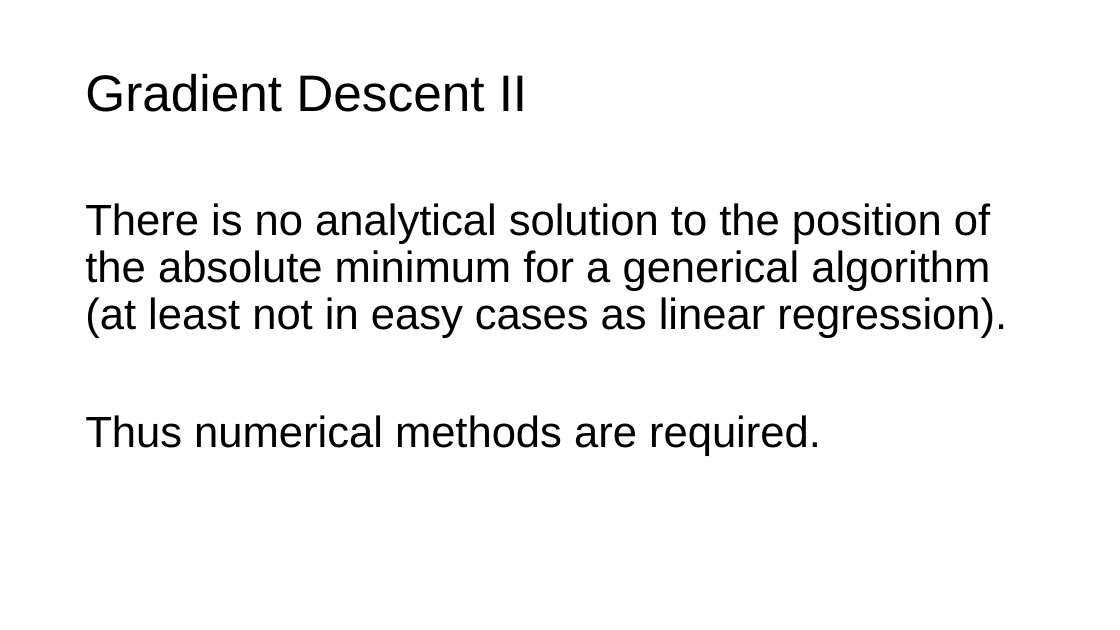
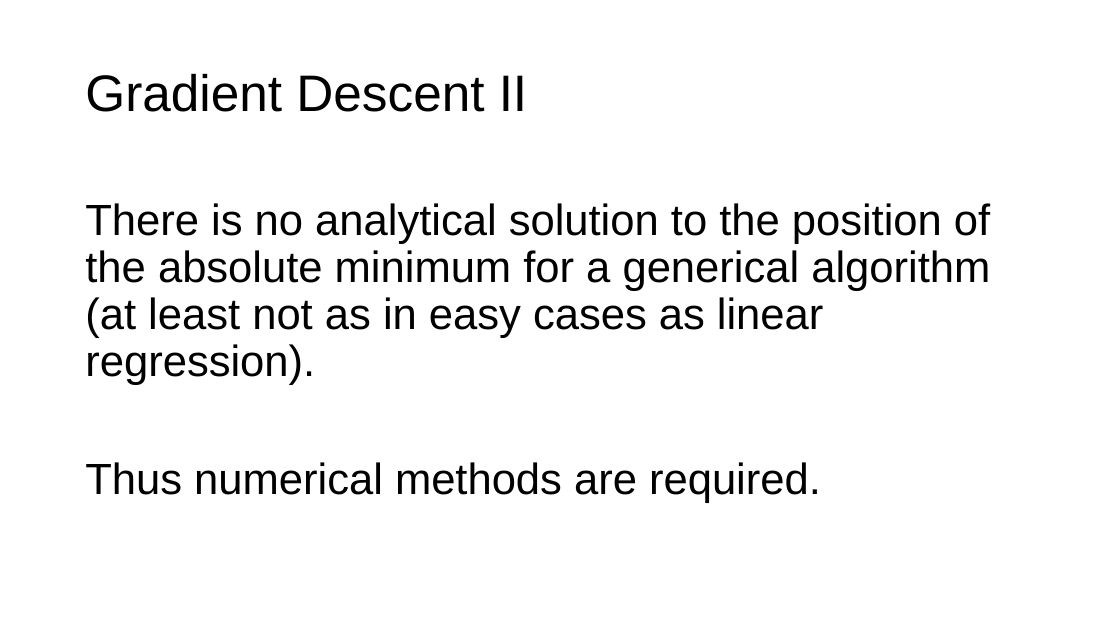
Before and after one commit to toelt-llc/MACHINE-LEARNING-SCHOOL-INAF, a slide deck: slide 3 of DAY1/02 - Calculus and Gradient Descent/Gradient Descent Part I.pptx. Drawn at 1120x630 pixels with LibreOffice and Linux fonts; fonts in the diff are those of the drawing. Boxes give left, top, right and bottom in pixels: in the first picture for what was removed or moved away, otherwise in the second. Text is boxed around its words. In the diff, an @@ line names an element or a change of style, - is before the commit and + after.

```diff
--- a/DAY1/02 - Calculus and Gradient Descent/Gradient Descent Part I.pptx
+++ b/DAY1/02 - Calculus and Gradient Descent/Gradient Descent Part I.pptx
@@ text at box(85, 203, 990, 385): text changed @@
-There is no analytical solution to the position of the absolute minimum for a generical algorithm (at least not in easy cases as linear regression).
+There is no analytical solution to the position of the absolute minimum for a generical algorithm (at least not as in easy cases as linear regression).
```
Also in this commit, not shown: 7 other files.
